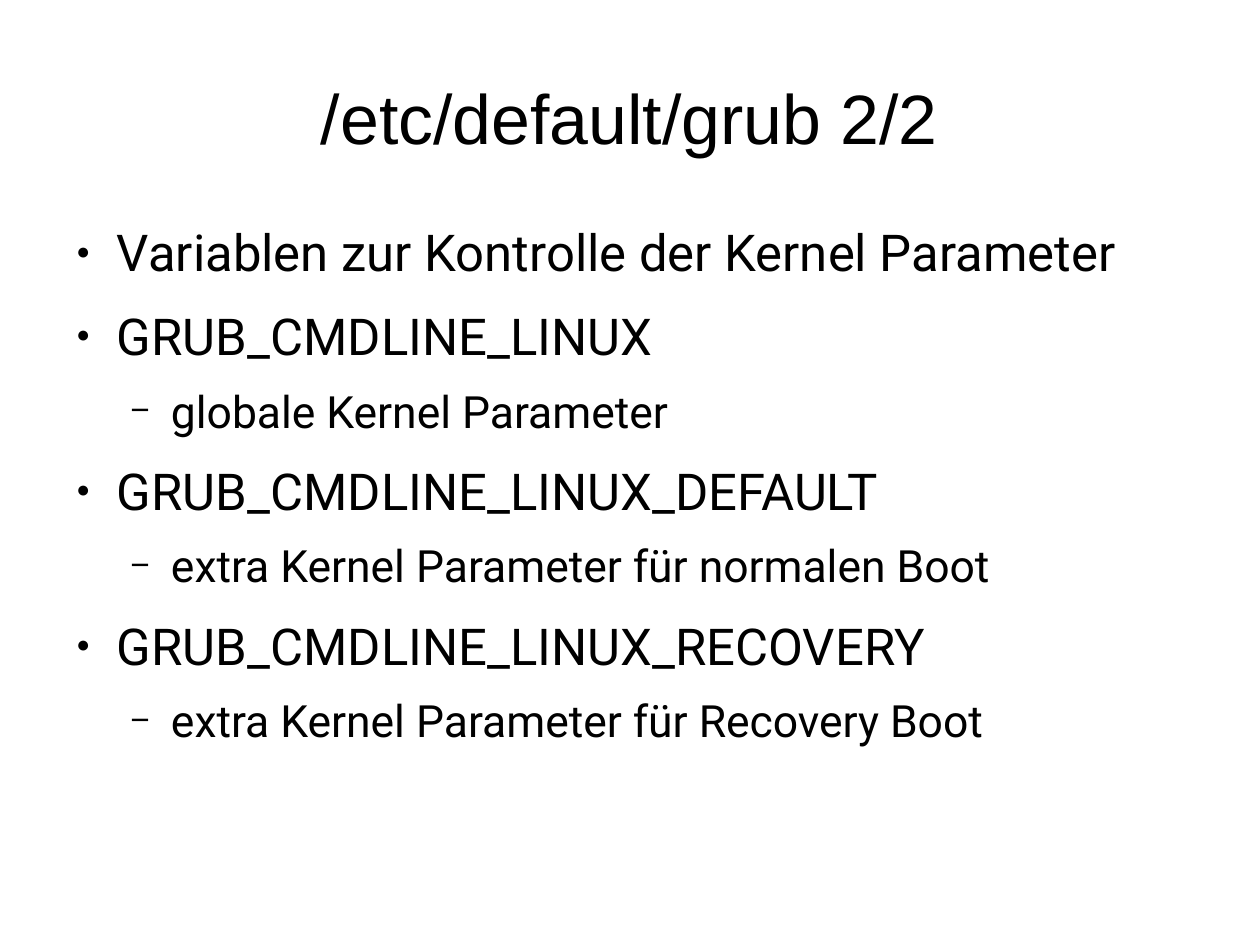
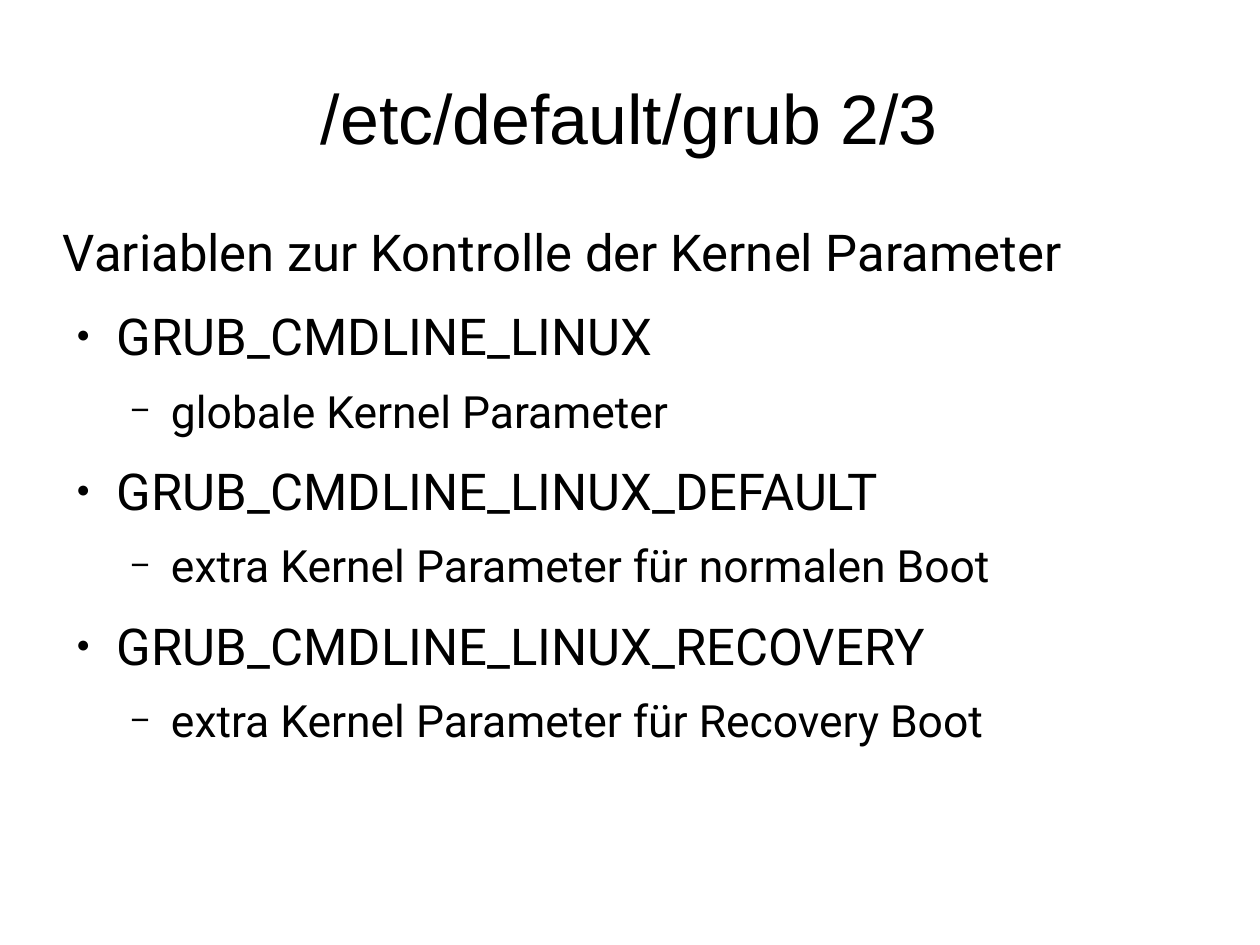
Before and after one commit to adfinis/adsy-trainings, a slide deck: slide 7 of SSA_SUSE-System-Administration/1004_grub2/modul_grub2_1004_01_slides.odp (slide 6 before the commit). Drawn at 1260x945 pixels with LibreOffice and Linux fonts; fonts in the diff are those of the drawing. Boxes give left, top, right and bottom in pixels: in the first picture for what was removed or moved away, otherwise in the second. Text is boxed around its words. In the diff, an @@ line names an element or a change of style, - is before the commit and + after.

Commit message:
pimp grub2 slides

```diff
--- a/SSA_SUSE-System-Administration/1004_grub2/modul_grub2_1004_01_slides.odp
+++ b/SSA_SUSE-System-Administration/1004_grub2/modul_grub2_1004_01_slides.odp
@@ title at (321, 93, 938, 157): text changed @@
-/etc/default/grub 2/2
+/etc/default/grub 2/3
@@ text at (63, 233, 1062, 272): bullet ● to none @@
```
Also in this commit, not shown: 3 other slides changed, 16 slides added, 1 slide removed.
